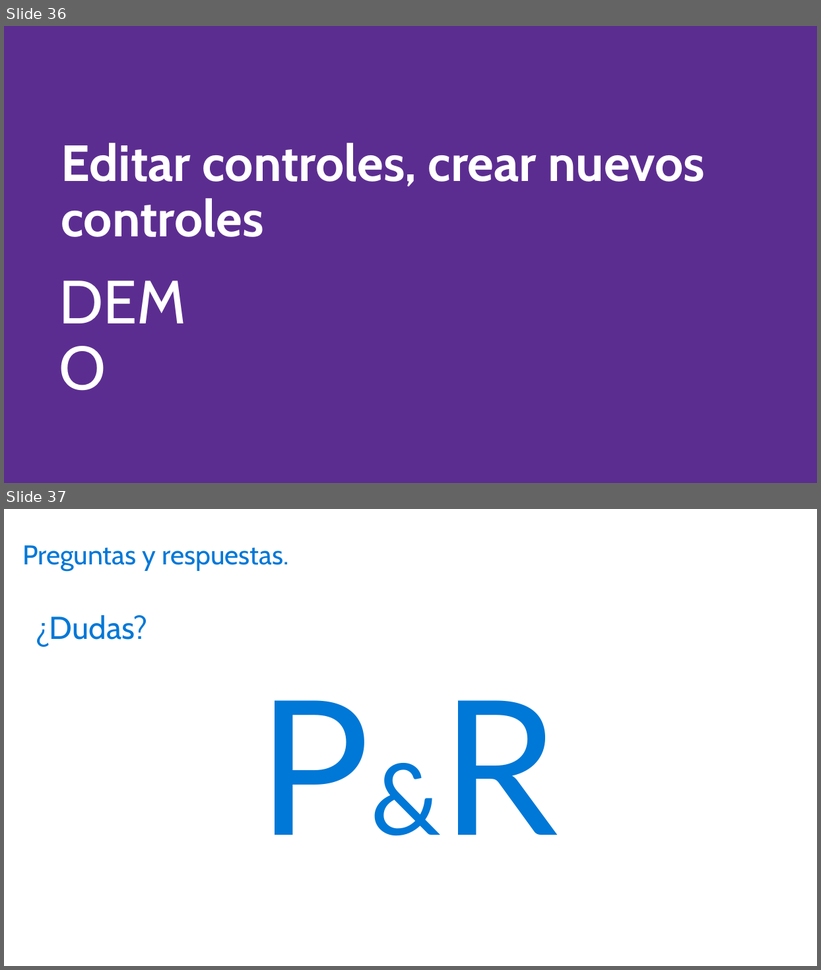
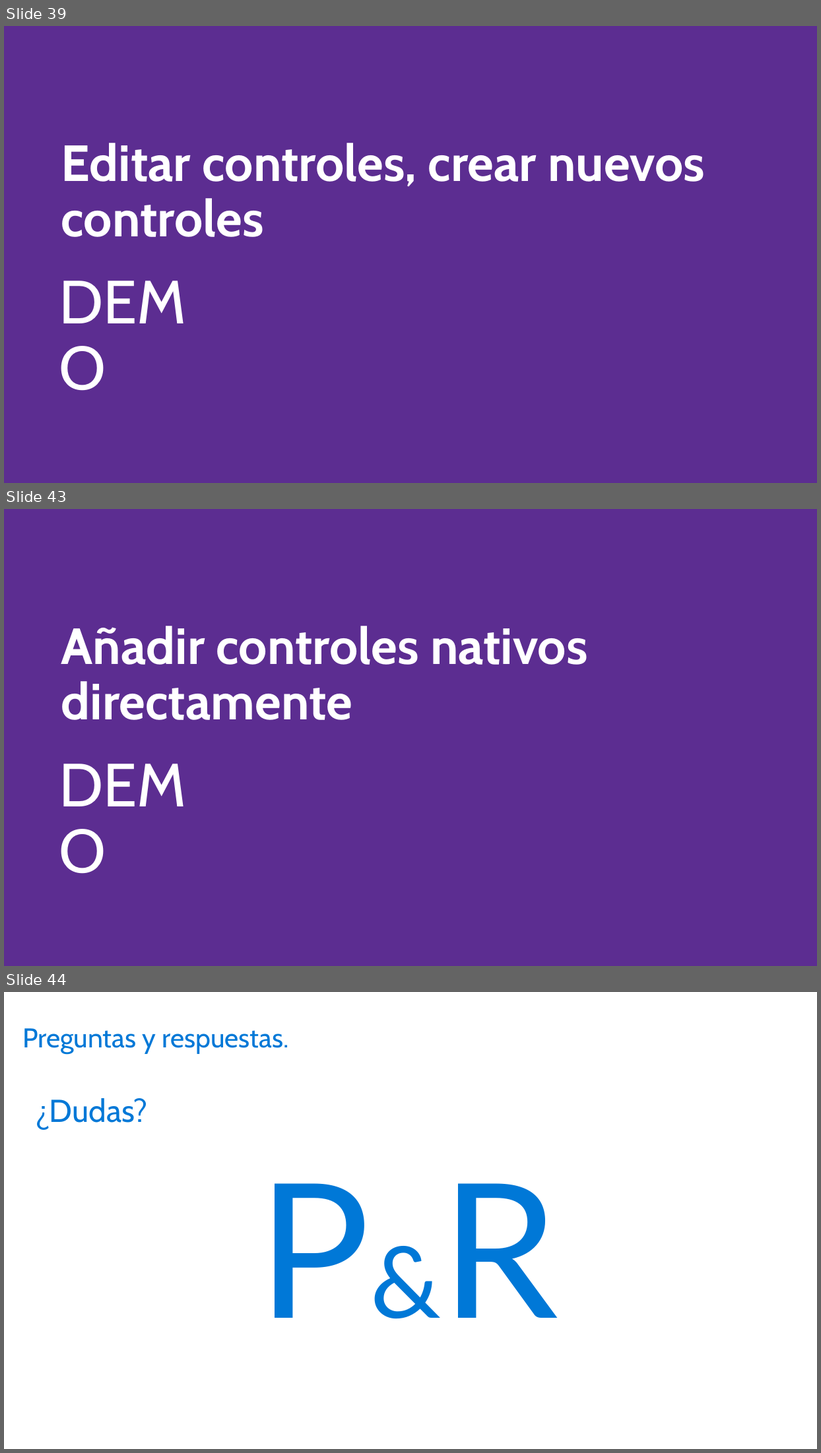
Before and after one commit to jsuarezruiz/Events, a slide deck: CrossDevelopment-Madrid/WinObjc iOS a Windows Y profundizando y extendiendo Xamarin.Forms/Extendiendo Xamarin.Forms.pptx. Shown one above the other, each under a label of ours: slides 36 and 37 before the commit, slides 39, 43 and 44 after it; the slides between them are not shown. The pictures are 821x970 and 821x1453 pixels, drawn with LibreOffice and Linux fonts; fonts in the diff are those of the drawing. Boxes give left, top, right and bottom in pixels: in the first picture for what was removed or moved away, otherwise in the second. Text is boxed around its words. In the diff, an @@ line names an element or a change of style, - is before the commit and + after.

```diff
--- a/CrossDevelopment-Madrid/WinObjc iOS a Windows Y profundizando y extendiendo Xamarin.Forms/Extendiendo Xamarin.Forms.pptx
+++ b/CrossDevelopment-Madrid/WinObjc iOS a Windows Y profundizando y extendiendo Xamarin.Forms/Extendiendo Xamarin.Forms.pptx
@@ slide 43 added at (4, 509, 817, 966), background #5C2D91; not listed: 1 template element that a slide beside it also shows @@
@@ title added at (61, 626, 588, 720), 60 pt, text #FFFFFF, bold @@
+Añadir controles nativos directamente
@@ what was slide 36 is now slide 39 @@
@@ what was slide 37 is now slide 44 @@
```
Also in this commit, not shown: 6 other slides added.
